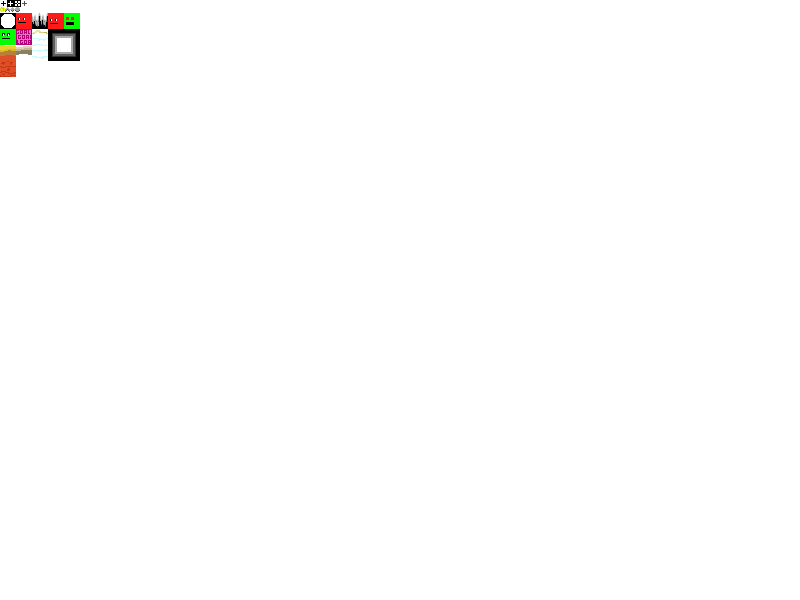
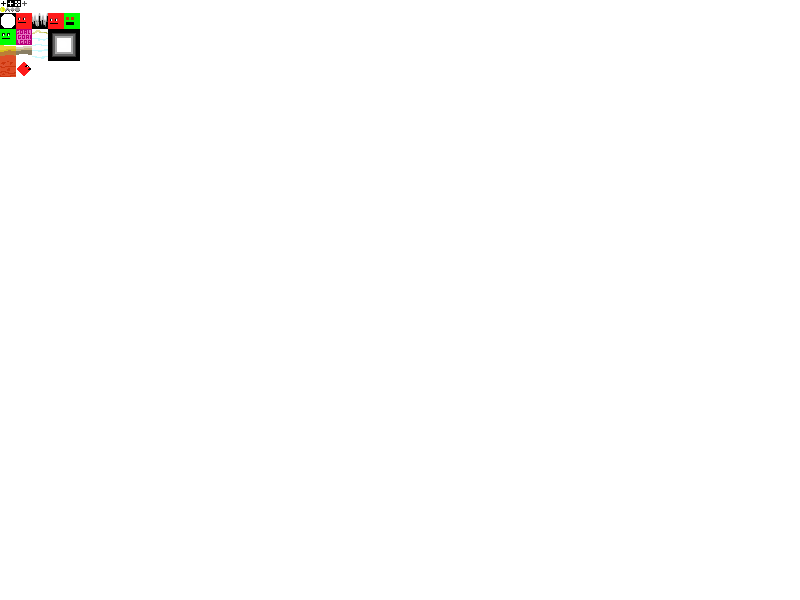
Two versions of the same layered image (800x600). Layer-by-layer changes:
added layer "Weapon" above "EnemyLockedOn" over 17, 62, 31, 76
